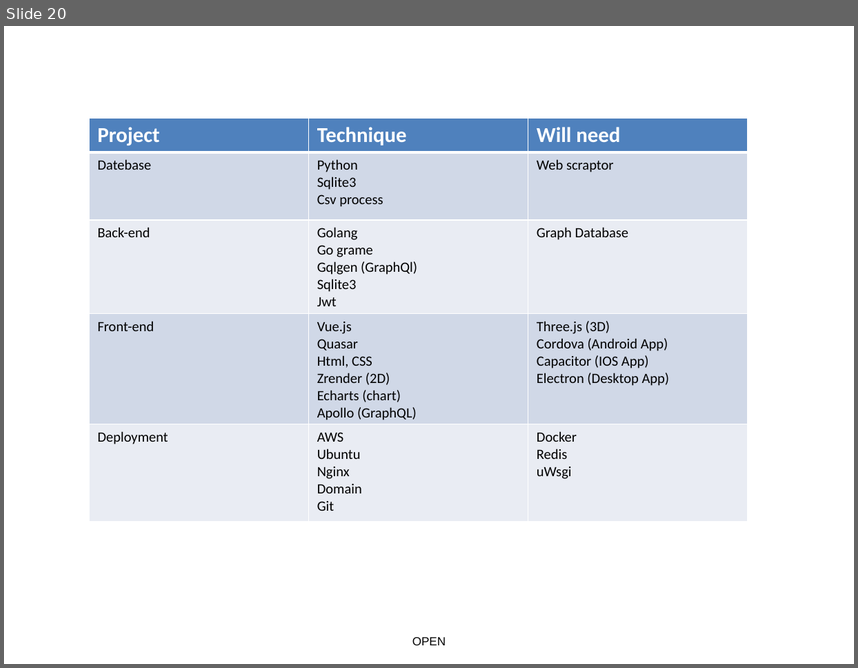
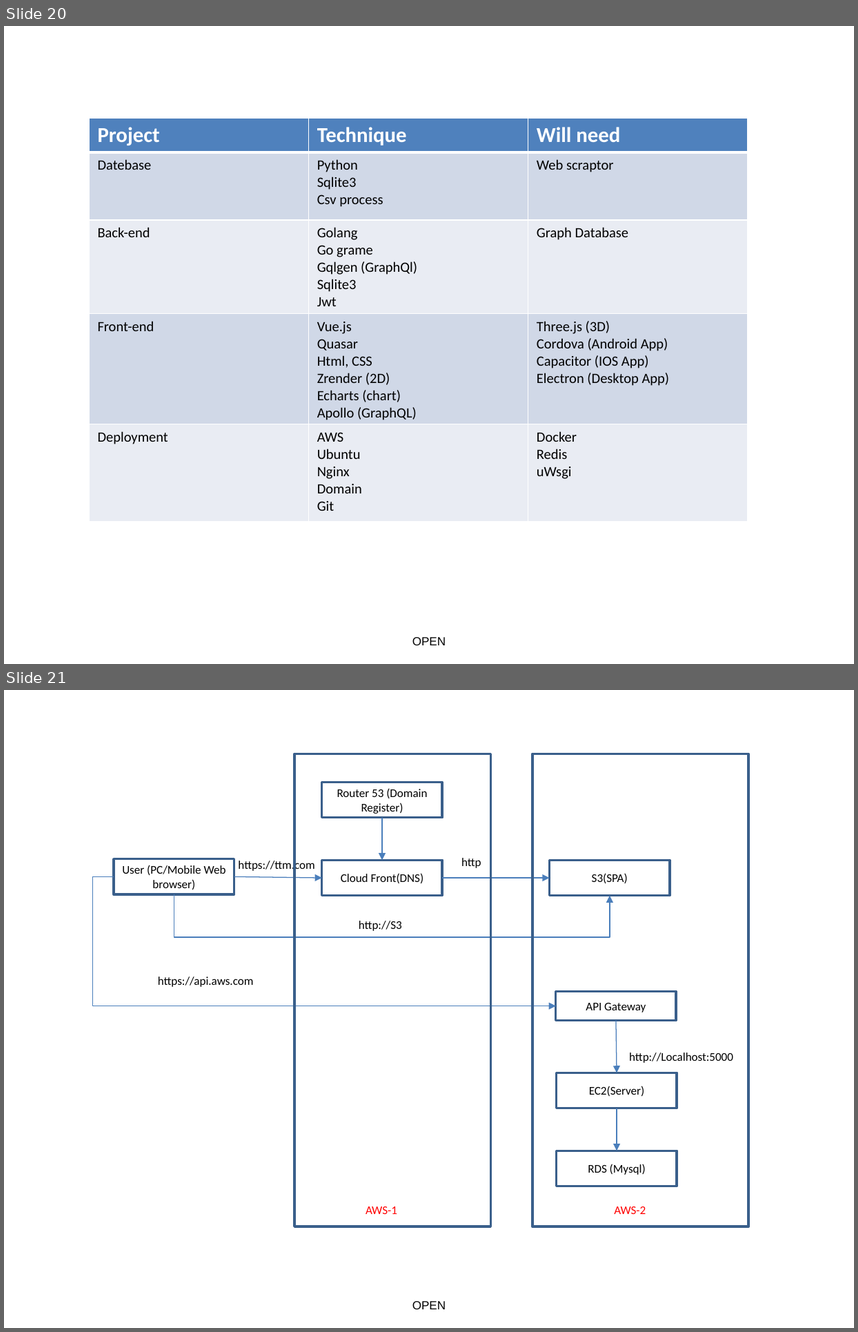
Before and after one commit to Friday182/decom, a slide deck: ttm.pptx. Shown one above the other, each under a label of ours: slide 20 before the commit, slides 20 and 21 after it. The pictures are 858x668 and 858x1332 pixels, drawn with LibreOffice and Linux fonts; fonts in the diff are those of the drawing. Boxes give left, top, right and bottom in pixels: in the first picture for what was removed or moved away, otherwise in the second. Text is boxed around its words. In the diff, an @@ line names an element or a change of style, - is before the commit and + after.

```diff
--- a/ttm.pptx
+++ b/ttm.pptx
@@ slide 21 added at (4,690,854,1328), background #FFFFFF; not listed: 1 template element that a slide beside it also shows @@
@@ rectangle added at (294,753,491,1226), outline #3A5F8C 2 pt @@
@@ rectangle added at (533,753,749,1226), outline #3A5F8C 2 pt @@
@@ rectangle added at (322,782,443,818), outline #3A5F8C 2 pt, 10 pt, text #000000 @@
+Router 53 (Domain Register)
@@ arrow added from (382, 818) to (382, 860), #4B7EBC 0.75 pt @@
@@ rectangle added at (114,859,234,895), outline #3A5F8C 2 pt, 10 pt, text #000000 @@
+User (PC/Mobile Web browser)
@@ text added at (238,859,314,872), 10 pt, text #000000 @@
+https://ttm.com
@@ rectangle added at (322,860,443,896), outline #3A5F8C 2 pt, 10 pt, text #000000 @@
+Cloud Front(DNS)
@@ text added at (461,858,481,868), 10 pt, text #000000 @@
+http
@@ rectangle added at (550,860,671,896), outline #3A5F8C 2 pt, 10 pt, text #000000 @@
+S3(SPA)
@@ elbow arrow added from (114, 877) to (556, 1005), #4B7EBC 0.75 pt @@
@@ elbow arrow added from (174, 894) to (609, 896), #4B7EBC 0.75 pt @@
@@ arrow added from (234, 877) to (322, 878), #4B7EBC 0.75 pt @@
@@ arrow added from (443, 878) to (550, 878), #4B7EBC 0.75 pt @@
@@ text added at (359,920,402,931), 10 pt, text #000000 @@
+http://S3
@@ text added at (158,976,254,987), 10 pt, text #000000 @@
+https://api.aws.com
@@ rectangle added at (556,991,677,1020), outline #3A5F8C 2 pt, 10 pt, text #000000 @@
+API Gateway
@@ arrow added from (616, 1021) to (617, 1072), #4B7EBC 0.75 pt @@
@@ text added at (629,1052,733,1063), 10 pt, text #000000 @@
+http://Localhost:5000
@@ rectangle added at (557,1072,677,1108), outline #3A5F8C 2 pt, 10 pt, text #000000 @@
+EC2(Server)
@@ arrow added from (617, 1108) to (617, 1151), #4B7EBC 0.75 pt @@
@@ rectangle added at (557,1151,677,1186), outline #3A5F8C 2 pt, 10 pt, text #000000 @@
+RDS (Mysql)
@@ text added at (366,1206,397,1214), 10 pt, text #FF0000 @@
+AWS-1
@@ text added at (614,1206,646,1214), 10 pt, text #FF0000 @@
+AWS-2
```
Also in this commit, not shown: 6 other files.
